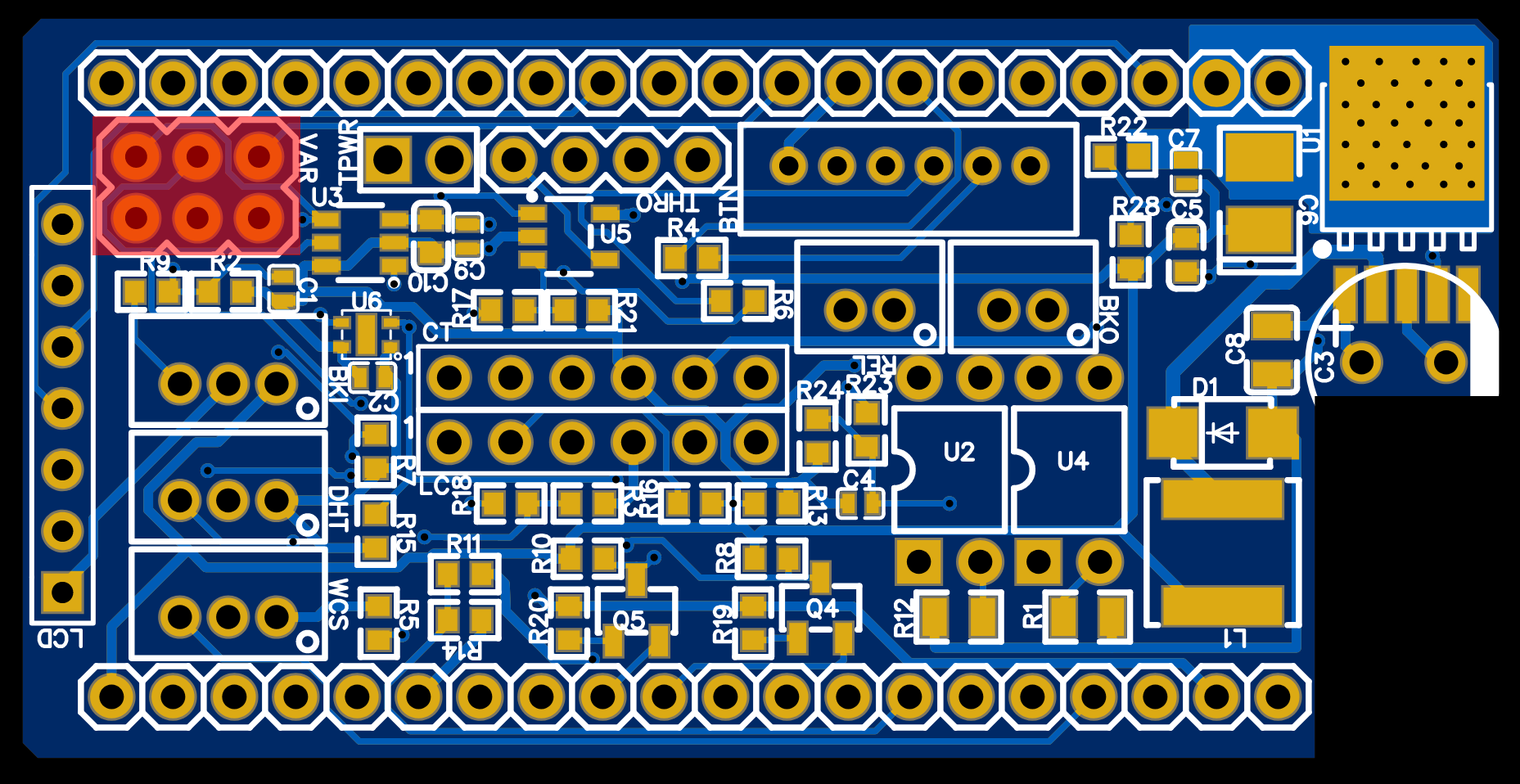
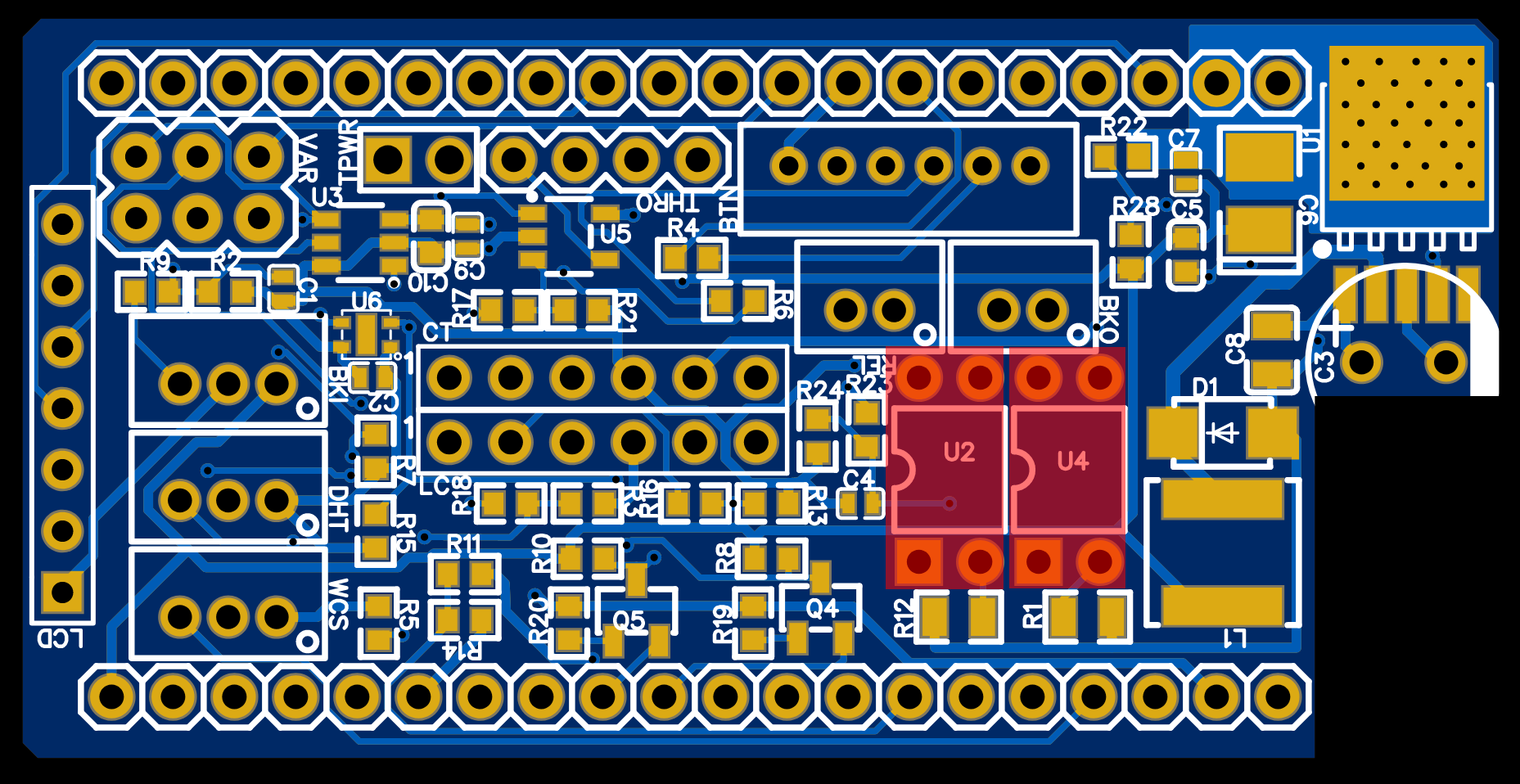
Comparing the layer stacks of the two w=1520, h=784 images. Changes:
added layer "SSR" (54%) above "VAR" over [885, 346, 1126, 590]
hid "VAR" over [92, 116, 301, 256]
